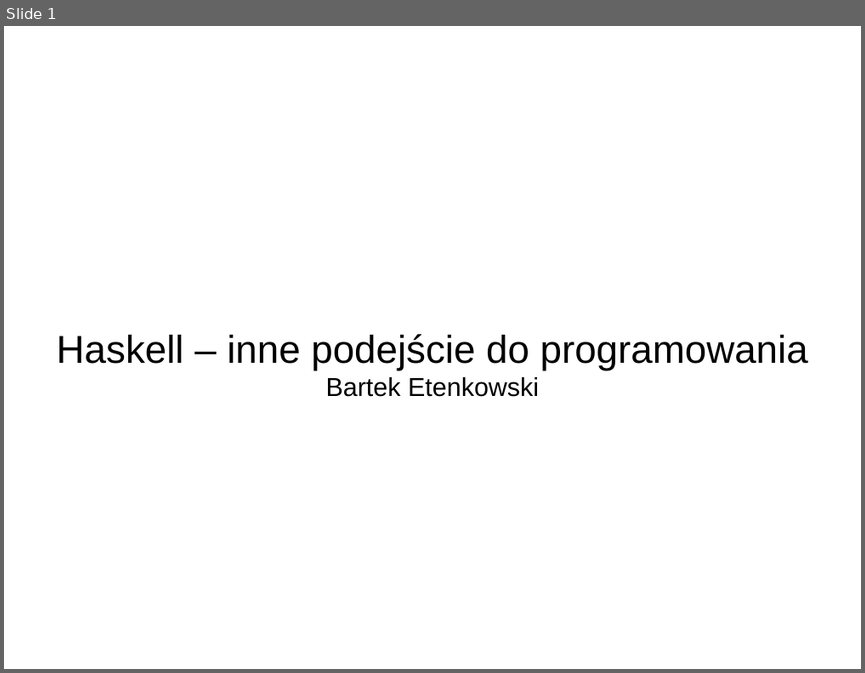
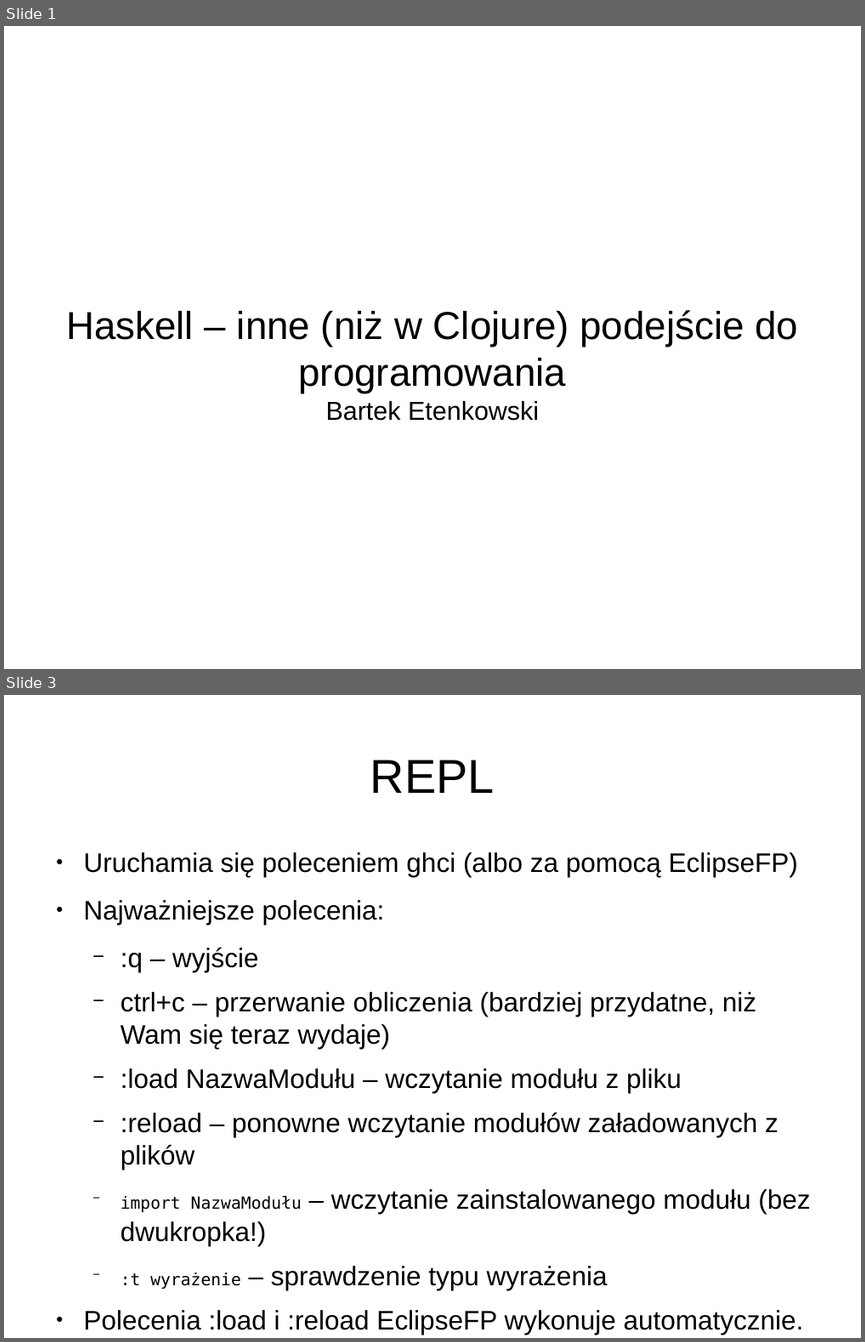
Before and after one commit to betenkowski/haskell-20140813, a slide deck: prezentacja.odp. Shown one above the other, each under a label of ours: slide 1 before the commit, slides 1 and 3 after it; the slides between them are not shown. The pictures are 865x673 and 865x1342 pixels, drawn with LibreOffice and Linux fonts; fonts in the diff are those of the drawing. Boxes give left, top, right and bottom in pixels: in the first picture for what was removed or moved away, otherwise in the second. Text is boxed around its words. In the diff, an @@ line names an element or a change of style, - is before the commit and + after.

```diff
--- a/prezentacja.odp
+++ b/prezentacja.odp
@@ slide 3 added at (4, 695, 861, 1338), background #FFFFFF @@
@@ title added at (370, 760, 494, 793), 44 pt, text #000000 @@
+REPL
@@ text added at (84, 852, 810, 1334), 24.8 pt, text #000000 @@
+● Uruchamia się poleceniem ghci (albo za pomocą EclipseFP)
+● Najważniejsze polecenia:
+  − :q – wyjście
+  − ctrl+c – przerwanie obliczenia (bardziej przydatne, niż Wam się teraz wydaje)
+  − :load NazwaModułu – wczytanie modułu z pliku
+  − :reload – ponowne wczytanie modułów załadowanych z plików
+  − import NazwaModułu – wczytanie zainstalowanego modułu (bez dwukropka!)
+  − :t wyrażenie – sprawdzenie typu wyrażenia
+● Polecenia :load i :reload EclipseFP wykonuje automatycznie.
@@ slide 1 changed as well @@
@@ subtitle at (66, 310, 798, 393): text changed @@
-Haskell – inne podejście do programowania
+Haskell – inne (niż w Clojure) podejście do programowania
```
Also in this commit, not shown: 8 other slides added, 1 slide removed, 4 other files.
